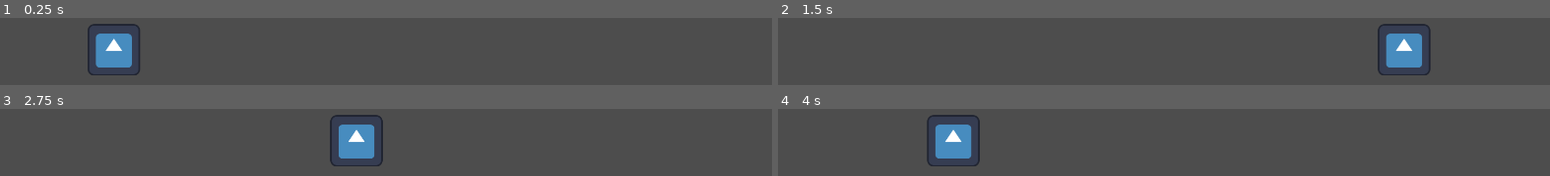
Above: before the commit, frames 1-4 (two rows, left to right).
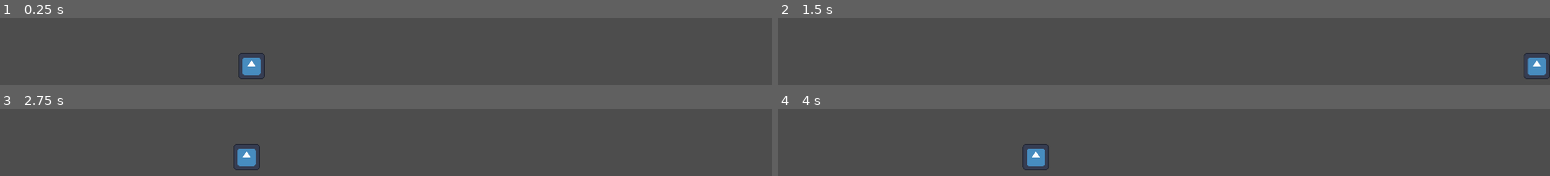
Above: after the commit, the same moments.

Repository: sysfield/fp
Game: Godot game, scene res://enemy.tscn
The game is run twice, just before and just after one commit, with the same random seed, the same clock (stepped at 60 frames per second) and the same inputs. The project has no main scene, so this scene is started directly. The engine's default icon, where the game draws it, is replaced by a stand-in: a white triangle on a blue panel in a dark square.
Inputs:
- Up to frame 1 (0.25 s): no input
- Up to frame 2 (1.5 s): no input
- Up to frame 3 (2.75 s): no input
- Up to frame 4 (4 s): no input

The runs differ from the first frame. In frame 1, 3.9% of the frame differs, in the area x 11-35%, y 8-92%; in frame 2, 4.0%; in frame 3, 3.8%; in frame 4, 4.0%, in the area x 19-36%, y 8-92%.

Commit message:
Fixed sprite_x such that it aligns with scale

Diff:
--- a/Enemy.gd
+++ b/Enemy.gd
@@ -3,7 +3,7 @@
 
 extends Sprite2D
 
-var speed = 1000
+@export var speed = 1000
 var screen_size
 var sprite_x
 
@@ -11,7 +11,7 @@
 func _ready():
 	screen_size = get_viewport_rect().size
 	# https://ask.godotengine.org/71609/clamp-2d-not-working-in-main-scene
-	sprite_x = self.texture.get_width() / 2
+	sprite_x = (texture.get_width() * scale.x) / 2
 
 
 # Called every frame. 'delta' is the elapsed time since the previous frame.
--- a/enemy.tscn
+++ b/enemy.tscn
@@ -4,6 +4,7 @@
 [ext_resource type="Texture2D" uid="uid://cbxorprswtjjc" path="res://icon.svg" id="2_5jqb3"]
 
 [node name="Enemy" type="Sprite2D"]
-position = Vector2(64, 536)
+position = Vector2(400, 576)
+scale = Vector2(0.5, 0.5)
 texture = ExtResource("2_5jqb3")
 script = ExtResource("1_imgcf")
--- a/project.godot
+++ b/project.godot
@@ -19,3 +19,4 @@
 window/size/viewport_width=1920
 window/size/viewport_height=1080
 window/size/mode=3
+window/size/initial_position_type=2
